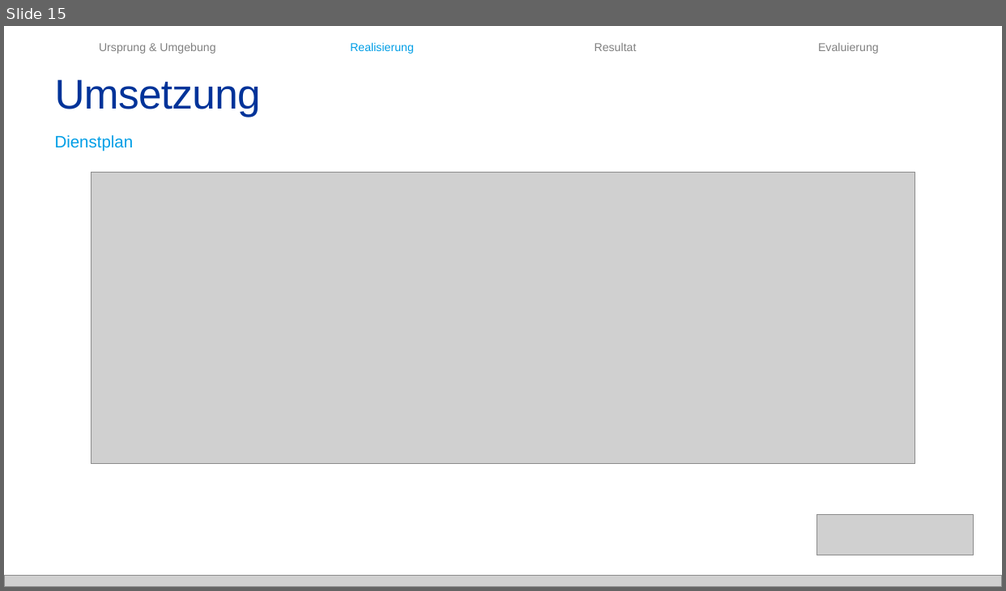
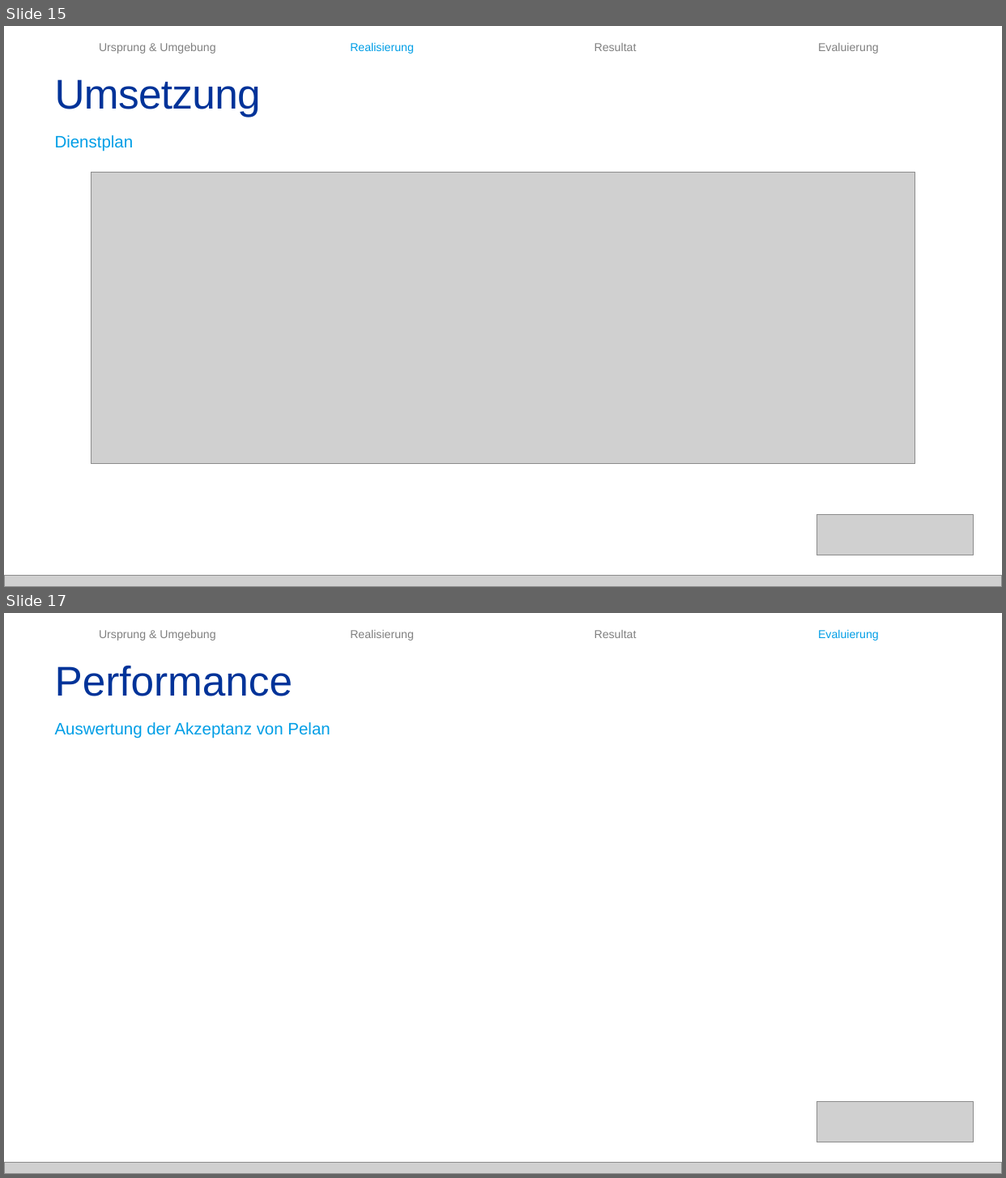
Before and after one commit to baloise/pelan, a slide deck: docs/IPA/Präsentation/Präsentation.pptx. Shown one above the other, each under a label of ours: slide 15 before the commit, slides 15 and 17 after it; the slides between them are not shown. The pictures are 1006x591 and 1006x1178 pixels, drawn with LibreOffice and Linux fonts; fonts in the diff are those of the drawing; grey boxes stand for pictures. Boxes give left, top, right and bottom in pixels: in the first picture for what was removed or moved away, otherwise in the second. Text is boxed around its words. In the diff, an @@ line names an element or a change of style, - is before the commit and + after.

```diff
--- a/docs/IPA/Präsentation/Präsentation.pptx
+++ b/docs/IPA/Präsentation/Präsentation.pptx
@@ slide 17 added at (x1=4, y1=613, x2=1002, y2=1174), background #FFFFFF @@
@@ text added at (x1=99, y1=630, x2=215, y2=641), 11 pt, text #808080 @@
+Ursprung & Umgebung
@@ text added at (x1=350, y1=630, x2=414, y2=641), 11 pt, text #808080 @@
+Realisierung
@@ text added at (x1=594, y1=630, x2=637, y2=638), 11 pt, text #808080 @@
+Resultat
@@ text added at (x1=818, y1=629, x2=879, y2=641), 11 pt, text #009EE6 @@
+Evaluierung
@@ text added at (x1=55, y1=666, x2=293, y2=696), 40 pt, text #003399 @@
+Performance
@@ text added at (x1=55, y1=722, x2=330, y2=739), 16 pt, text #009EE6 @@
+Auswertung der Akzeptanz von Pelan
@@ picture added at (x1=817, y1=1102, x2=974, y2=1143) @@
@@ picture added at (x1=4, y1=1162, x2=1002, y2=1174) @@
```
Also in this commit, not shown: 2 slides changed, 2 other files.
